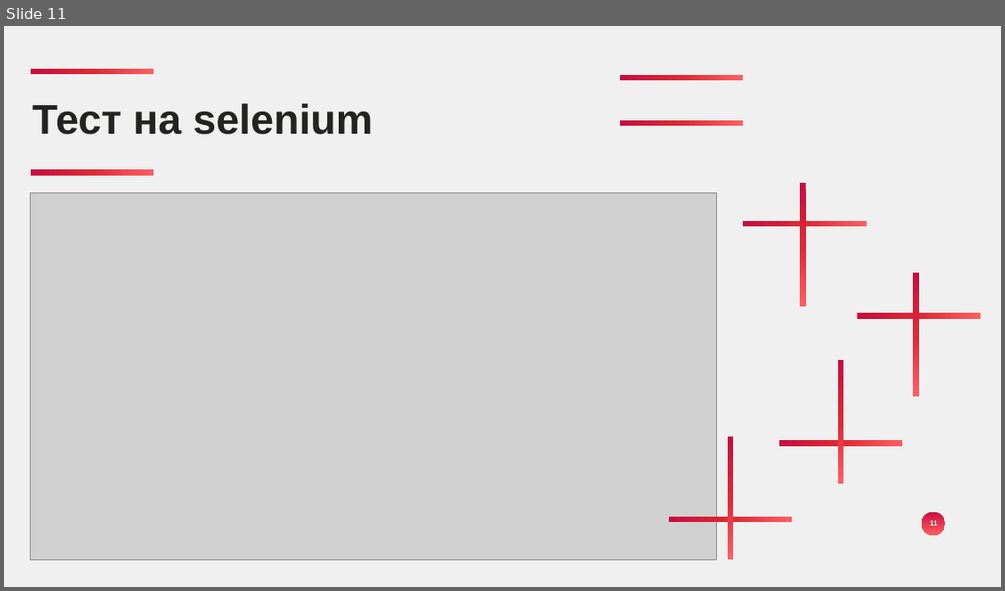
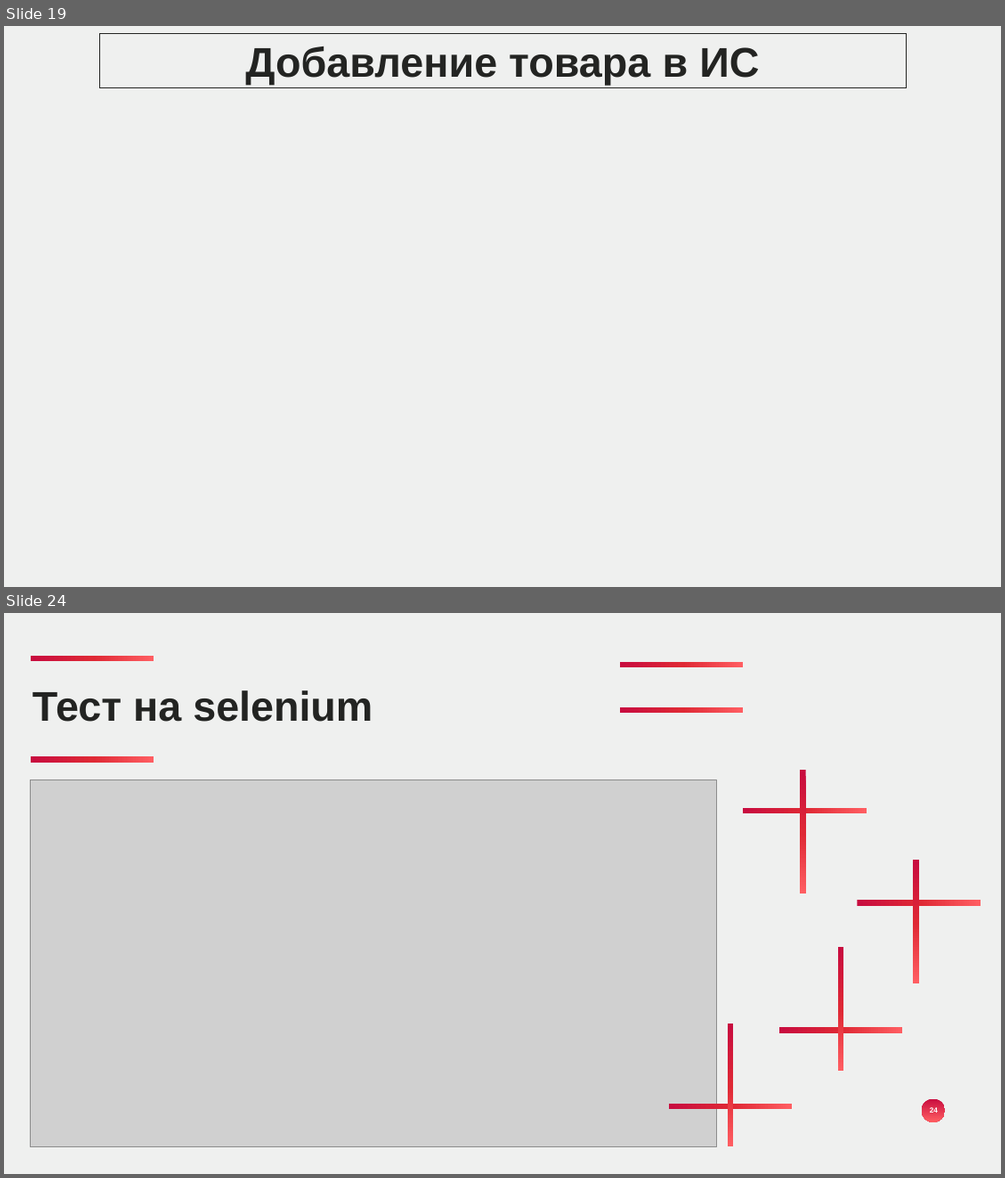
Before and after one commit to Slowpool/diploma-musical-shop-, a slide deck: OuterData/Махницкий диплом.pptx. Shown one above the other, each under a label of ours: slide 11 before the commit, slides 19 and 24 after it; the slides between them are not shown. The pictures are 1005x591 and 1005x1178 pixels, drawn with LibreOffice and Linux fonts; fonts in the diff are those of the drawing; grey boxes stand for pictures; background and template pictures are left out. Boxes give left, top, right and bottom in pixels: in the first picture for what was removed or moved away, otherwise in the second. Text is boxed around its words. In the diff, an @@ line names an element or a change of style, - is before the commit and + after.

```diff
--- a/OuterData/Махницкий диплом.pptx
+++ b/OuterData/Махницкий диплом.pptx
@@ slide 19 added at [4, 26, 1001, 587], background picture (left out) @@
@@ rectangle added at [99, 33, 906, 87], outline #232422 1 pt, 80 pt, text #232422, bold @@
+Добавление товара в ИС
@@ what was slide 11 is now slide 24 @@
@@ page number at [930, 1107, 938, 1112]: text changed @@
-11
+24
```
Also in this commit, not shown: 2 slides changed, 13 other slides added, 1 other file.
